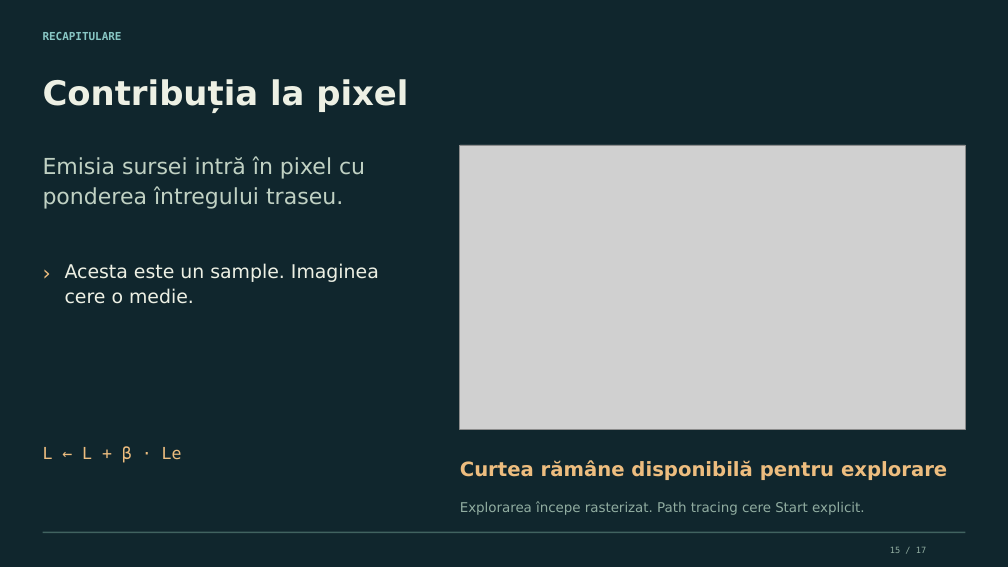
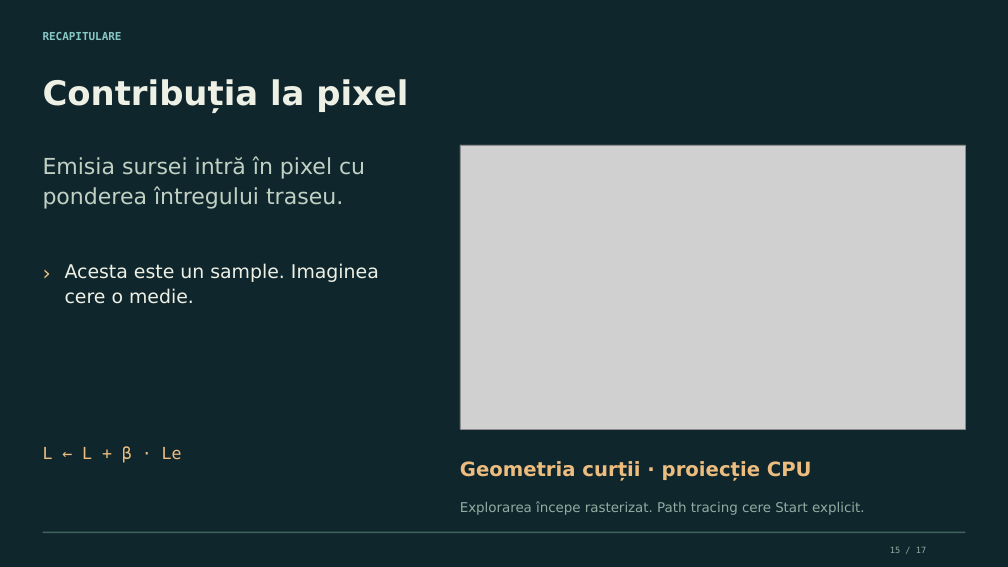
Before and after one commit to mucel29/pgapi-presentation, a slide deck: slide 15 of output/raytracing.pptx. Drawn at 1008x567 pixels with LibreOffice and Linux fonts; fonts in the diff are those of the drawing; grey boxes stand for pictures. Boxes give left, top, right and bottom in pixels: in the first picture for what was removed or moved away, otherwise in the second. Text is boxed around its words. In the diff, an @@ line names an element or a change of style, - is before the commit and + after.

```diff
--- a/output/raytracing.pptx
+++ b/output/raytracing.pptx
@@ text at [460, 461, 812, 481]: text changed @@
-Curtea rămâne disponibilă pentru explorare
+Geometria curții · proiecție CPU
```
Also in this commit, not shown: 7 other slides changed, 22 other files.
